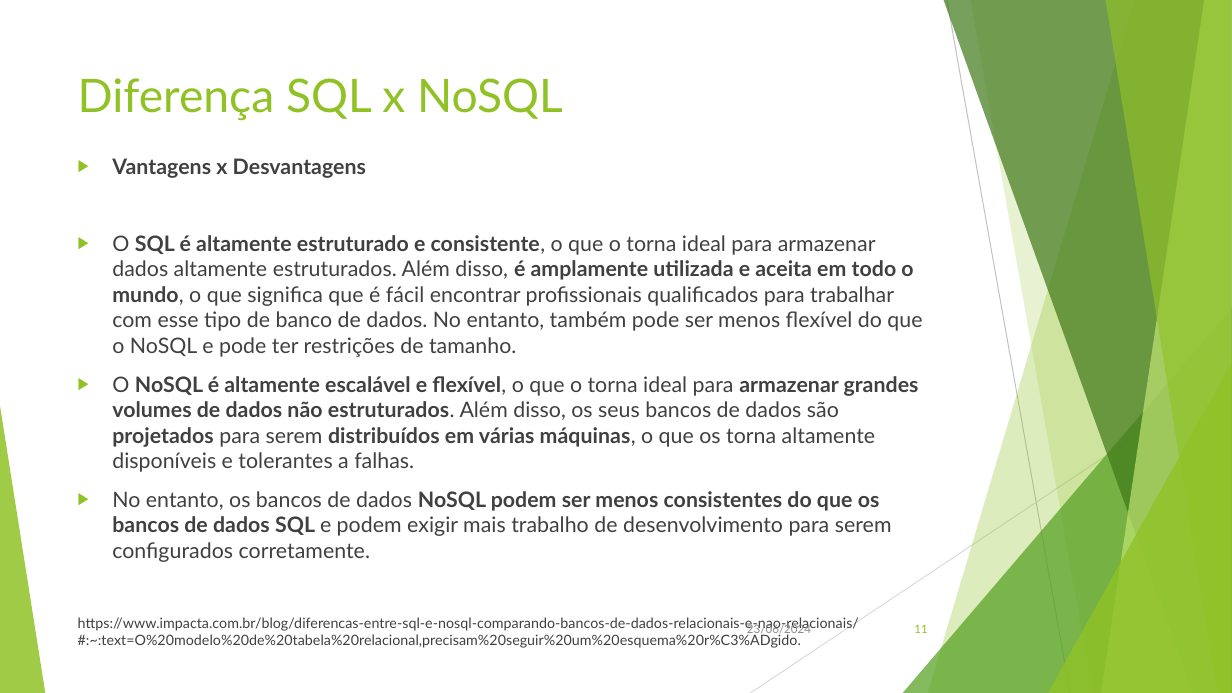
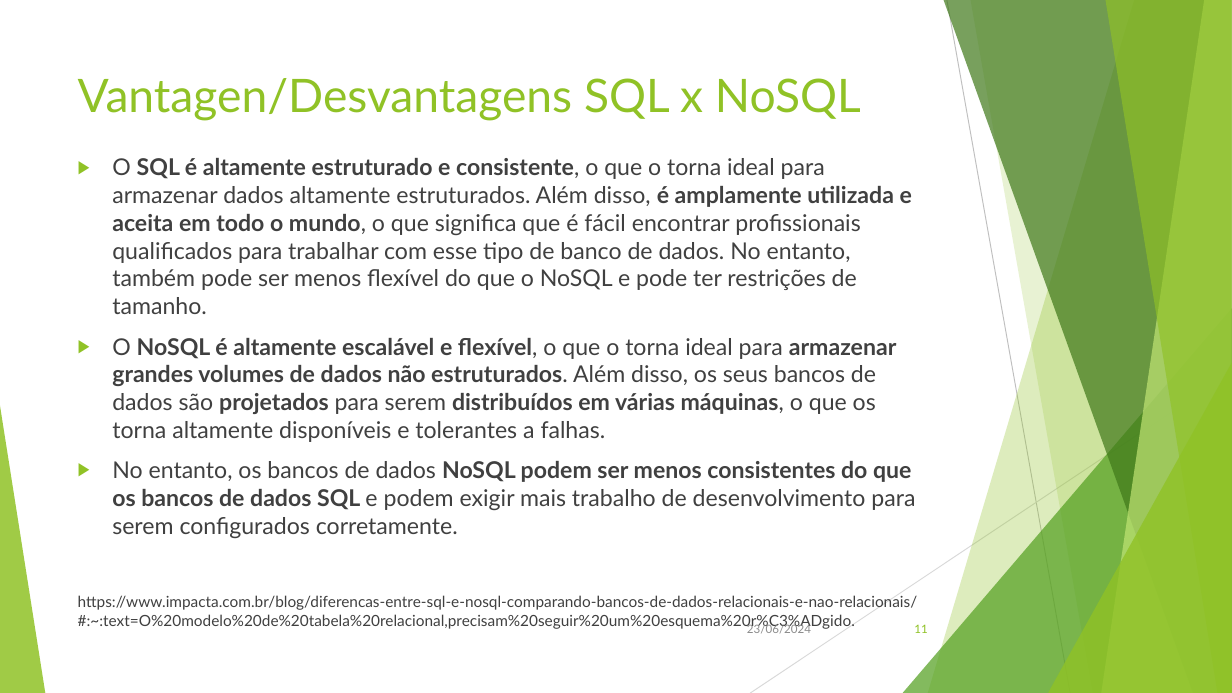
Before and after one commit to evertongodoy/senac-db, a slide deck: slide 11 of presentation/Senac.pptx. Drawn at 1232x693 pixels with LibreOffice and Linux fonts; fonts in the diff are those of the drawing. Boxes give left, top, right and bottom in pixels: in the first picture for what was removed or moved away, otherwise in the second. Text is boxed around its words. In the diff, an @@ line names an element or a change of style, - is before the commit and + after.

```diff
--- a/presentation/Senac.pptx
+++ b/presentation/Senac.pptx
@@ title at <box>78,78,861,121</box>: text changed @@
-Diferença SQL x NoSQL
+Vantagen/Desvantagens SQL x NoSQL
@@ text "O SQL é altamente estruturado ..." at <box>78,158,918,629</box>: size 16.6 to 18 pt in "O SQL é altamente estruturado e consistente, ...", "O NoSQL é altamente escalável e flexível, ...", "No entanto, os bancos de dados NoSQL ..."; size 11.1 to 12 pt in "https://www.impacta.com.br/blog/diferencas-entre-sql-e-nosql ..." @@
@@ text at <box>112,158,366,178</box>: paragraph removed @@
-▶ Vantagens x Desvantagens
```
Also in this commit, not shown: 1 other slide changed.
